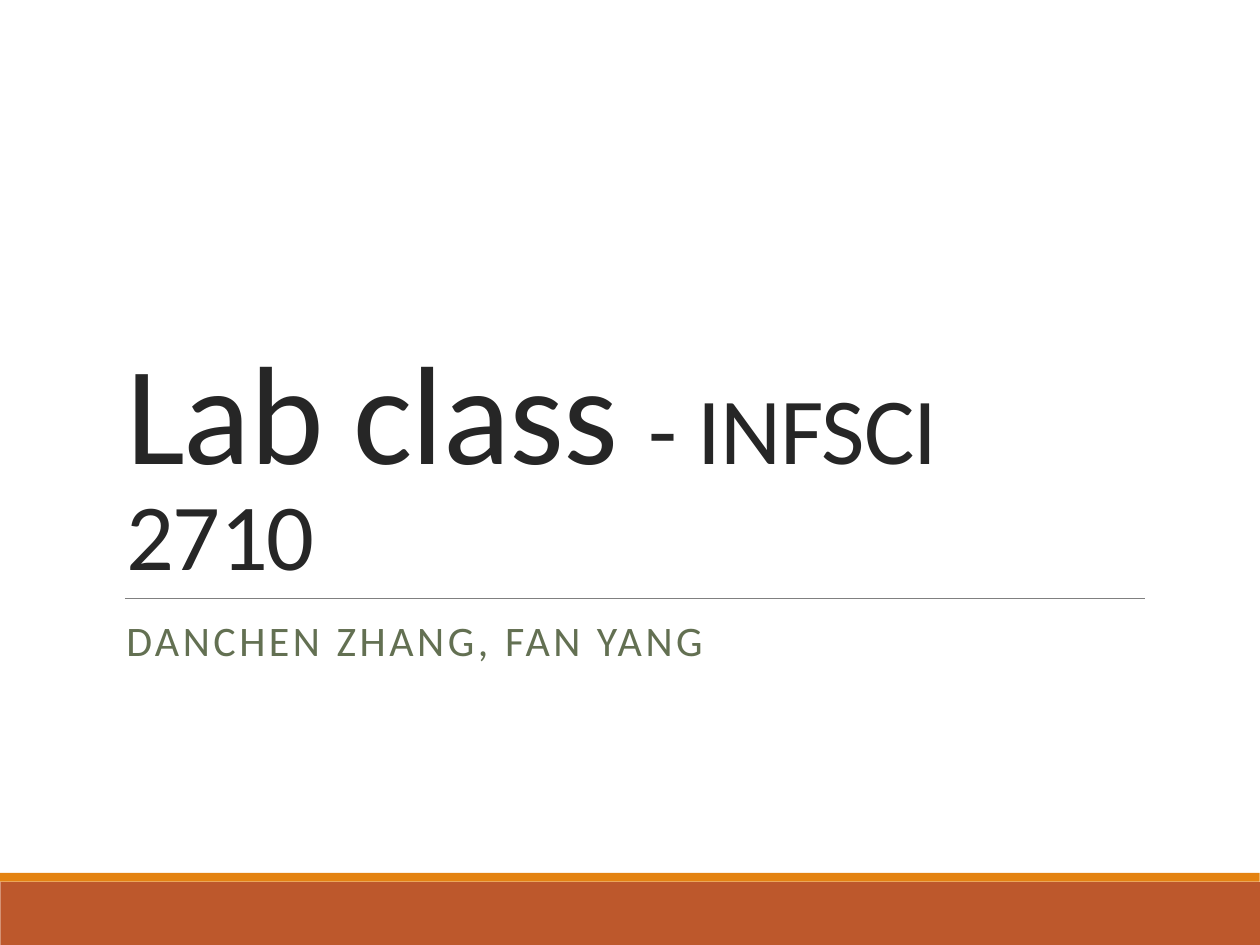
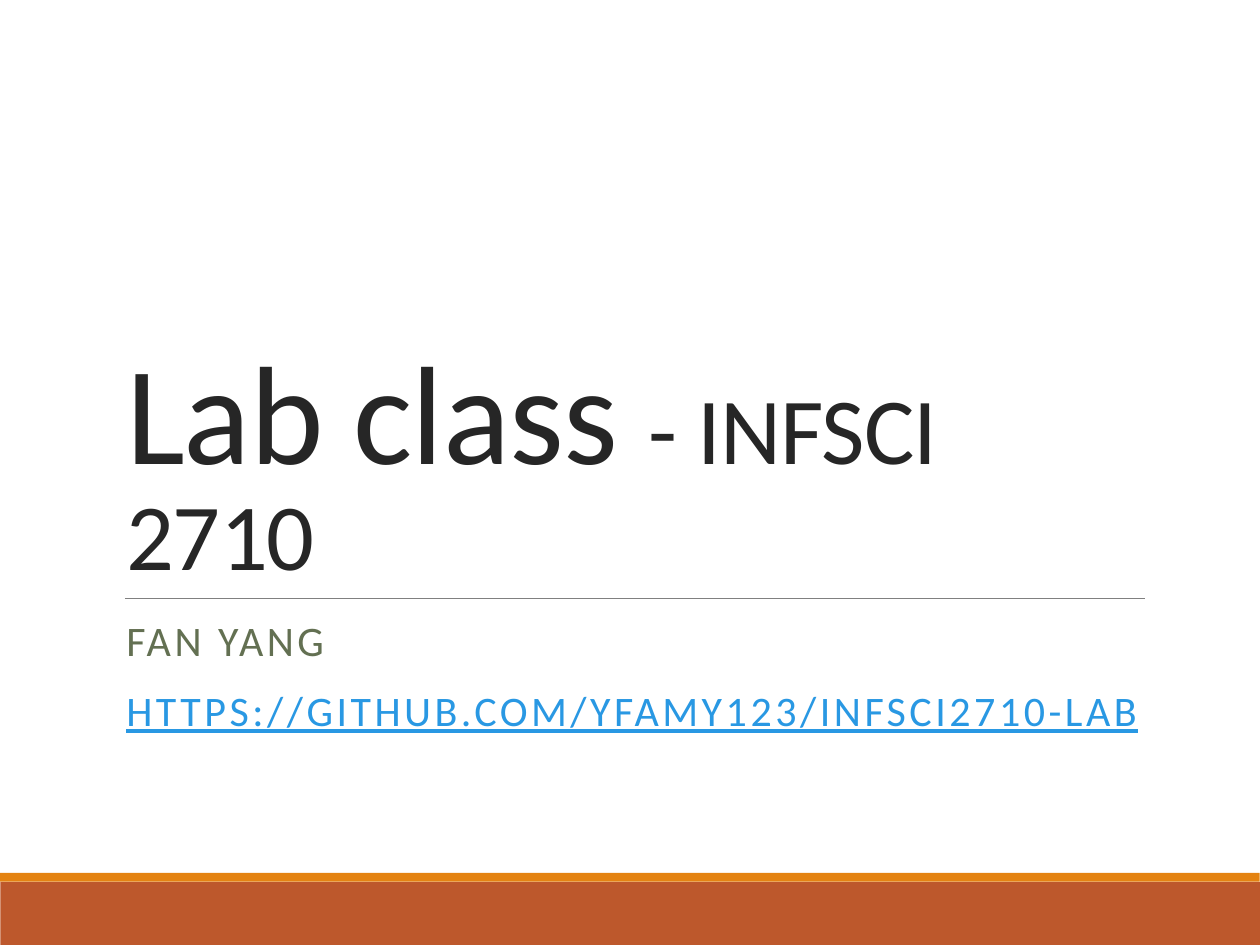
Before and after one commit to nikunjgoel95/INFSCI2710-lab, a slide deck: slide 1 of Lab slides.pptx. Drawn at 1260x945 pixels with LibreOffice and Linux fonts; fonts in the diff are those of the drawing. Boxes give left, top, right and bottom in pixels: in the first picture for what was removed or moved away, otherwise in the second. Text is boxed around its words. In the diff, an @@ line names an element or a change of style, - is before the commit and + after.

```diff
--- a/Lab slides.pptx
+++ b/Lab slides.pptx
@@ subtitle at (126, 628, 1136, 733): text changed; text colour #637052 to #2998E3 @@
-DANCHEN ZHANG, FAN YANG
+FAN YANG
+HTTPS://GITHUB.COM/YFAMY123/INFSCI2710-LAB
```
Also in this commit, not shown: 9 other slides changed, 2 slides added.
